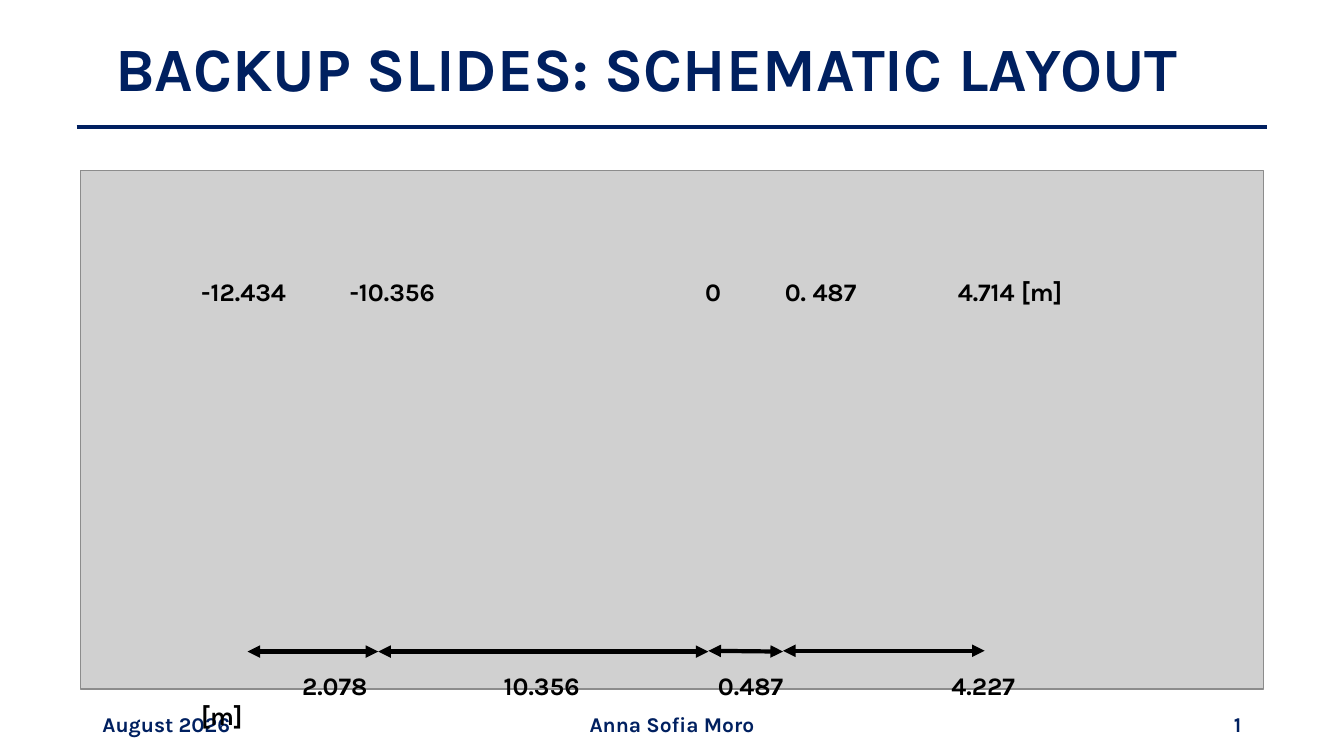
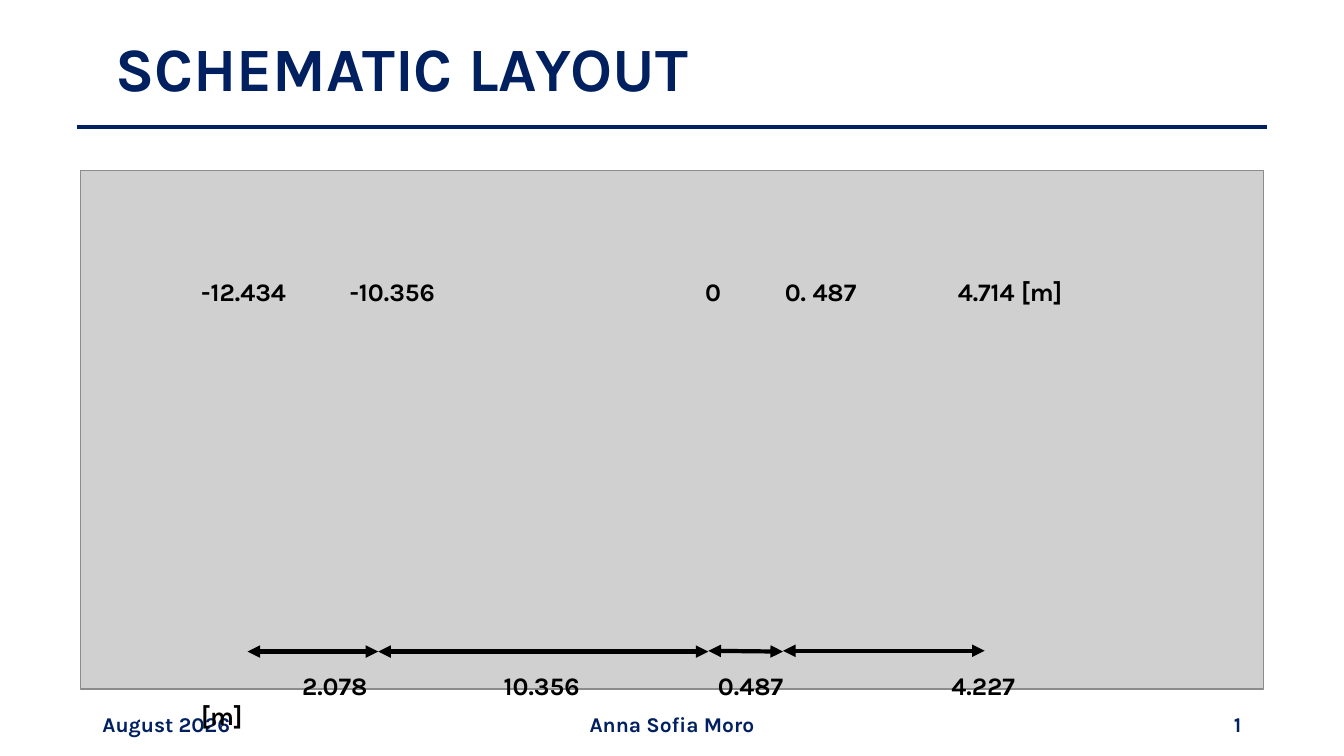
Before and after one commit to annaasofia/tesi, a slide deck: slide 1 of slides/layout.pptx. Drawn at 1344x756 pixels with LibreOffice and Linux fonts; fonts in the diff are those of the drawing; grey boxes stand for pictures. Boxes give left, top, right and bottom in pixels: in the first picture for what was removed or moved away, otherwise in the second. Text is boxed around its words. In the diff, an @@ line names an element or a change of style, - is before the commit and + after.

```diff
--- a/slides/layout.pptx
+++ b/slides/layout.pptx
@@ title at [115,50,687,92]: text changed @@
-BACKUP SLIDES: SCHEMATIC LAYOUT
+SCHEMATIC LAYOUT
```
Also in this commit, not shown: 2 other slides changed, 3 slides added, 2 other files.
